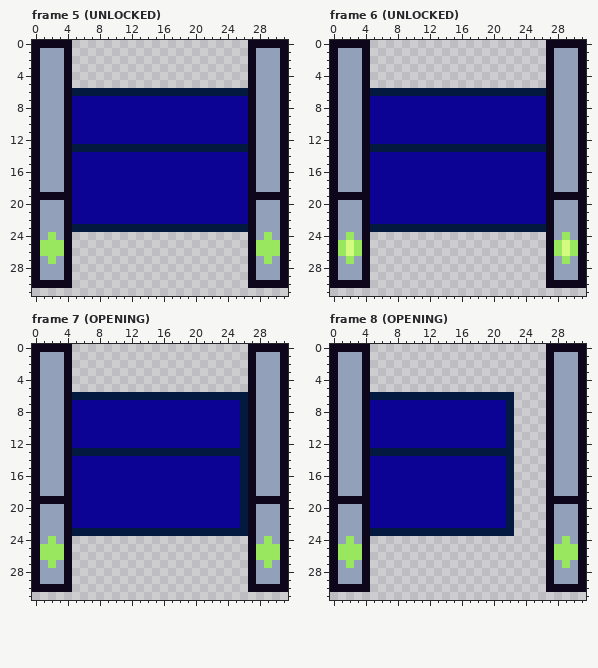
Pixel-art file, stored at public/assets/sprites/door_single_north-south.aseprite. That is the earlier state.
32x32 pixels, 14 frames. Shown: frame 5 (UNLOCKED), frame 6 (UNLOCKED), frame 7 (OPENING), frame 8 (OPENING). The commit also changed other frames, which this record leaves out.
New version:
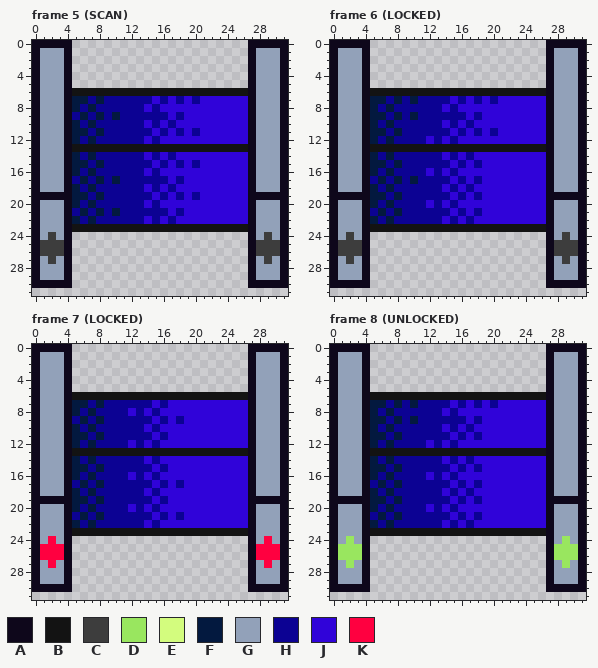
Palette (. is transparent): A #0e071b  B #131313  C #3d3d3d  D #99e65f  E #d3fc7e  F #03193f  G #92a1b9  H #0c0293  J #3003d9  K #ff0040
Edits made:
layer "track" added
Changed rows in their new state; - is an unchanged pixel.
Frame 5 (SCAN), layers "indicator_light", "door":
first column x 1:
 6 ----BBBBBBBBBBBBBBBBBBBBBB----
 7 ----FF-F------J-J-J-JJJJJJ----
 8 ----F-F------J-JJJJJJJJJJJ----
 9 -----F-F-F------J-JJJJJJJJ----
10 ----F-F------J-J-JJJJJJJJJ----
11 ----FF-F------J-J-J-JJJJJJ----
12 ----F-F------J-JJJJJJJJJJJ----
13 ----BBBBBBBBBBBBBBBBBBBBBB----
14 ----F-F------J-J-JJJJJJJJJ----
15 ----FF-F------J-J-J-JJJJJJ----
16 ----F-F------J-JJJJJJJJJJJ----
17 -----F-F-F------J-JJJJJJJJ----
18 ----F-F------J-J-JJJJJJJJJ----
19 ----FF-F------J-J-J-JJJJJJ----
20 ----F-F------J-JJJJJJJJJJJ----
21 -----F-F-F------J-JJJJJJJJ----
22 ----F-F------J-J-JJJJJJJJJ----
23 ----BBBBBBBBBBBBBBBBBBBBBB----
24 -C--------------------------C-
25 CCC------------------------CCC
26 CCC------------------------CCC
27 -C--------------------------C-
Frame 6 (LOCKED), layers "indicator_light", "door":
first column x 1:
 6 ----BBBBBBBBBBBBBBBBBBBBBB----
 7 ----FF-F-F----J-J-J-JJJJJJ----
 8 ----F-F------J-JJJJJJJJJJJ----
 9 ----FF-F-F------J-JJJJJJJJ----
10 ----F-F------J-J-JJJJJJJJJ----
11 ----FF-F------J-J-J-JJJJJJ----
12 ----F-F----J-J-JJJJJJJJJJJ----
13 ----BBBBBBBBBBBBBBBBBBBBBB----
14 ----F-F------J-J-JJJJJJJJJ----
15 ----FF-F------J-J-JJJJJJJJ----
16 ----F-F----J-J-JJJJJJJJJJJ----
17 -----F-F-F----J-J-JJJJJJJJ----
18 ----F-F------J-J-JJJJJJJJJ----
19 ----FF-F------J-J-JJJJJJJJ----
20 ----F-F----J-J-JJJJJJJJJJJ----
21 -----F-F------J-J-JJJJJJJJ----
22 ----F-F------J-J-JJJJJJJJJ----
23 ----BBBBBBBBBBBBBBBBBBBBBB----
24 -C--------------------------C-
25 CCC------------------------CCC
26 CCC------------------------CCC
27 -C--------------------------C-
Frame 7 (LOCKED), layers "indicator_light", "door":
first column x 1:
 6 ----BBBBBBBBBBBBBBBBBBBBBB----
 7 ----FF-F------J-JJJJJJJJJJ----
 8 ----F-F----J-J-JJJJJJJJJJJ----
 9 -----F-F------J-J-JJJJJJJJ----
10 ----F-F------J-JJJJJJJJJJJ----
11 ----FF-F------J-JJJJJJJJJJ----
12 ----F-F----J-J-JJJJJJJJJJJ----
13 ----BBBBBBBBBBBBBBBBBBBBBB----
14 ----F-F------J-JJJJJJJJJJJ----
15 ----FF-F------J-JJJJJJJJJJ----
16 ----F-F----J-J-JJJJJJJJJJJ----
17 -----F-F------J-J-JJJJJJJJ----
18 ----F-F------J-JJJJJJJJJJJ----
19 ----FF-F------J-JJJJJJJJJJ----
20 ----F-F----J-J-JJJJJJJJJJJ----
21 -----F-F------J-J-JJJJJJJJ----
22 ----F-F------J-JJJJJJJJJJJ----
23 ----BBBBBBBBBBBBBBBBBBBBBB----
24 -K--------------------------K-
25 KKK------------------------KKK
26 KKK------------------------KKK
27 -K--------------------------K-
Frame 8 (UNLOCKED), layer "door":
first column x 5:
 6 BBBBBBBBBBBBBBBBBBBBBB
 7 FF-F-F----J-J-J-JJJJJJ
 8 F-F------J-JJJJJJJJJJJ
 9 FF-F-F------J-JJJJJJJJ
10 F-F------J-J-JJJJJJJJJ
11 FF-F------J-J-JJJJJJJJ
12 F-F----J-J-JJJJJJJJJJJ
13 BBBBBBBBBBBBBBBBBBBBBB
14 F-F------J-J-JJJJJJJJJ
15 FF-F------J-J-JJJJJJJJ
16 F-F----J-J-JJJJJJJJJJJ
17 -F-F------J-J-JJJJJJJJ
18 F-F------J-J-JJJJJJJJJ
19 FF-F------J-J-JJJJJJJJ
20 F-F----J-J-JJJJJJJJJJJ
21 -F-F------J-J-JJJJJJJJ
22 F-F------J-J-JJJJJJJJJ
23 BBBBBBBBBBBBBBBBBBBBBB
